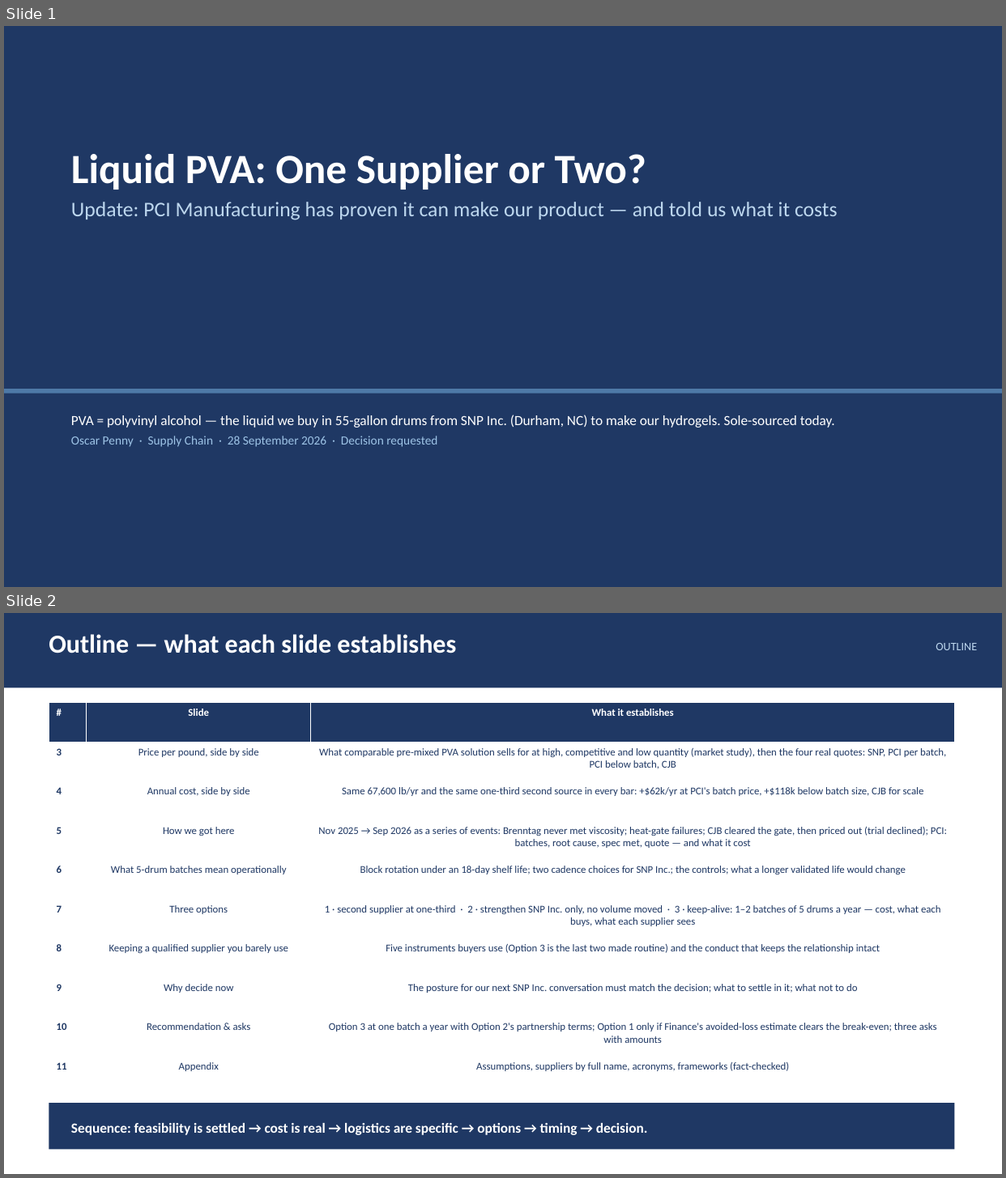
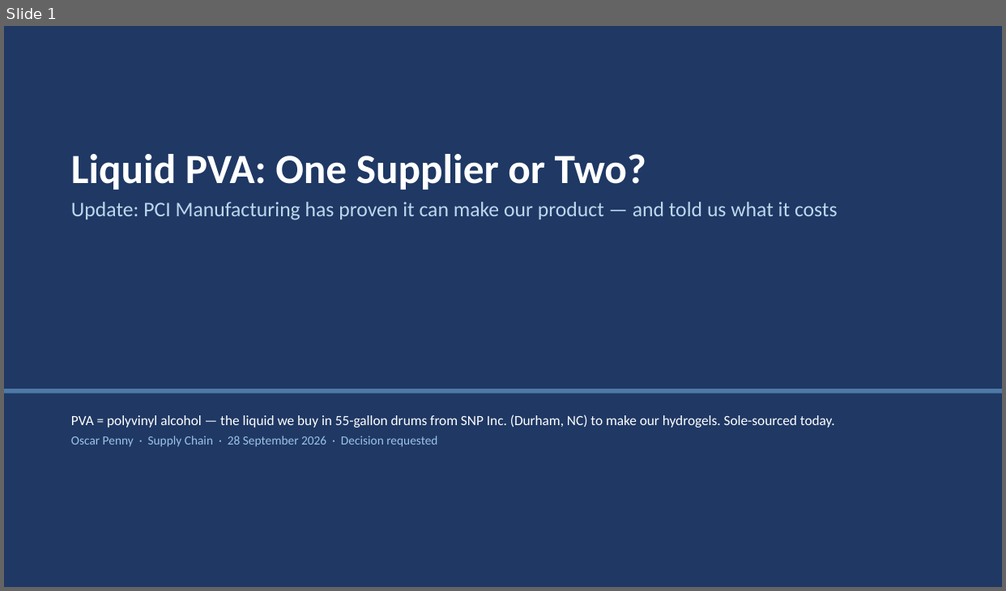
Before and after one commit to naviero1/Claude-Works, a slide deck: PVA second supplier initiative/PVA_Second_Supplier_Leadership_Deck.pptx. Shown one above the other, each under a label of ours: slides 1 and 2 before the commit, slide 1 after it. The pictures are 1006x1178 and 1006x591 pixels, drawn with LibreOffice and Linux fonts; fonts in the diff are those of the drawing. Boxes give left, top, right and bottom in pixels: in the first picture for what was removed or moved away, otherwise in the second. Text is boxed around its words. In the diff, an @@ line names an element or a change of style, - is before the commit and + after.

```diff
--- a/PVA second supplier initiative/PVA_Second_Supplier_Leadership_Deck.pptx
+++ b/PVA second supplier initiative/PVA_Second_Supplier_Leadership_Deck.pptx
@@ slide 2 removed at (4, 613, 1002, 1174), background #FFFFFF @@
@@ rectangle removed at (4, 613, 1002, 688) @@
@@ text removed at (49, 634, 456, 653) @@
-Outline — what each slide establishes
@@ text removed at (936, 643, 977, 650) @@
-OUTLINE
@@ table removed at (49, 703, 955, 1096), 10 rows, 3 columns @@
-# | Slide | What it establishes
-3 | Price per pound, side by side | What comparable pre-mixed PVA solution sells for at high, competitive and low quantity (market study), then the four real quotes: SNP, PCI per batch, PCI below batch, CJB
-4 | Annual cost, side by side | Same 67,600 lb/yr and the same one-third second source in every bar: +$62k/yr at PCI's batch price, +$118k below batch size, CJB for scale
-5 | How we got here | Nov 2025 → Sep 2026 as a series of events: Brenntag never met viscosity; heat-gate failures; CJB cleared the gate, then priced out (trial declined); PCI: batches, root cause, spec met, quote — and what it cost
-6 | What 5-drum batches mean operationally | Block rotation under an 18-day shelf life; two cadence choices for SNP Inc.; the controls; what a longer validated life would change
-7 | Three options | 1 · second supplier at one-third · 2 · strengthen SNP Inc. only, no volume moved · 3 · keep-alive: 1–2 batches of 5 drums a year — cost, what each buys, what each supplier sees
-8 | Keeping a qualified supplier you barely use | Five instruments buyers use (Option 3 is the last two made routine) and the conduct that keeps the relationship intact
-9 | Why decide now | The posture for our next SNP Inc. conversation must match the decision; what to settle in it; what not to do
-10 | Recommendation & asks | Option 3 at one batch a year with Option 2's partnership terms; Option 1 only if Finance's avoided-loss estimate clears the break-even; three asks with amounts
-11 | Appendix | Assumptions, suppliers by full name, acronyms, frameworks (fact-checked)
@@ rectangle removed at (49, 1103, 955, 1150) @@
@@ text removed at (71, 1123, 648, 1135) @@
-Sequence: feasibility is settled → cost is real → logistics are specific → options → timing → decision.
```
Also in this commit, not shown: 1 slide changed, 3 other files.
